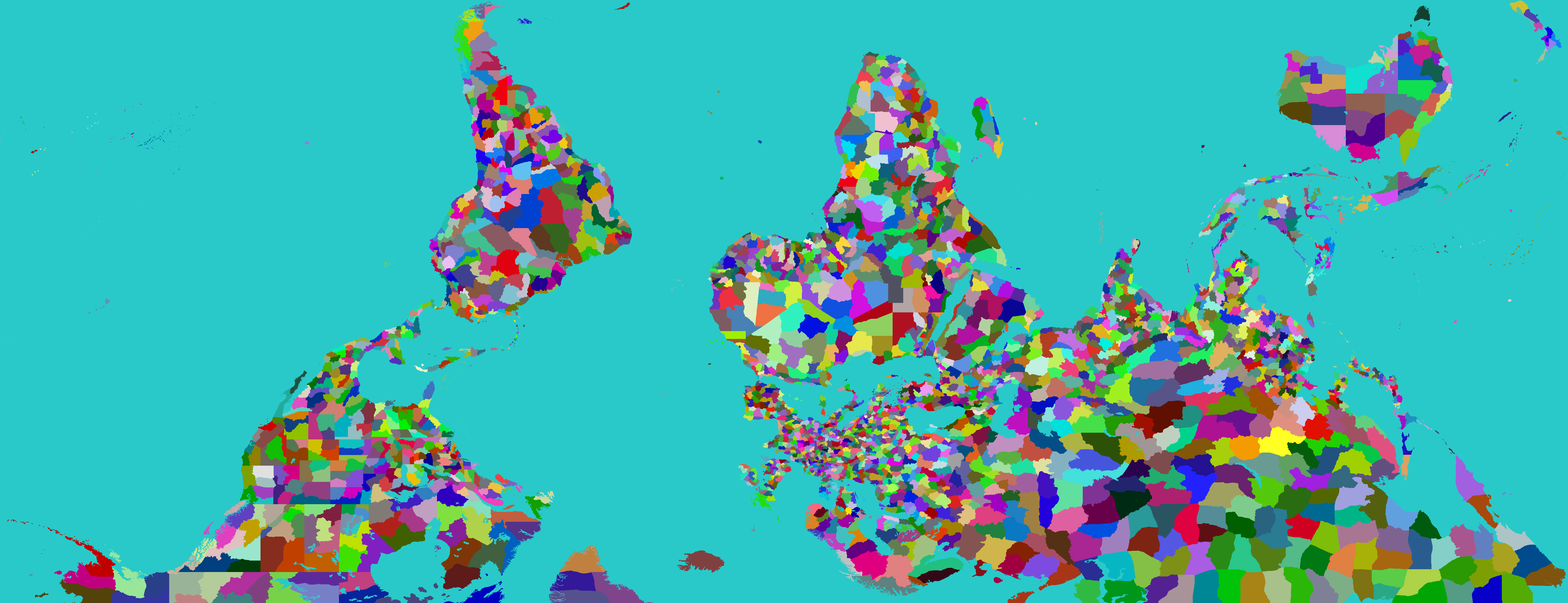
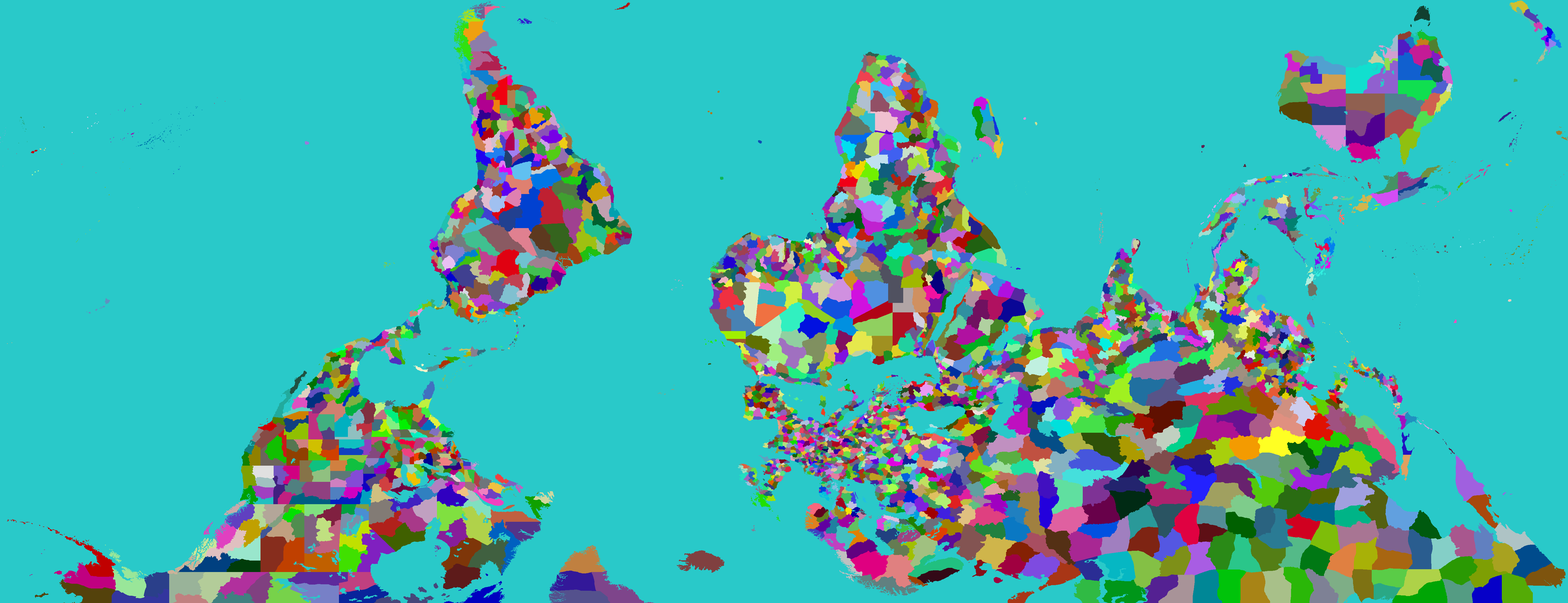
Layers edited between the first and the second 1568 × 603 image:
painted on "Provinces" over [23, 3, 1556, 603]
